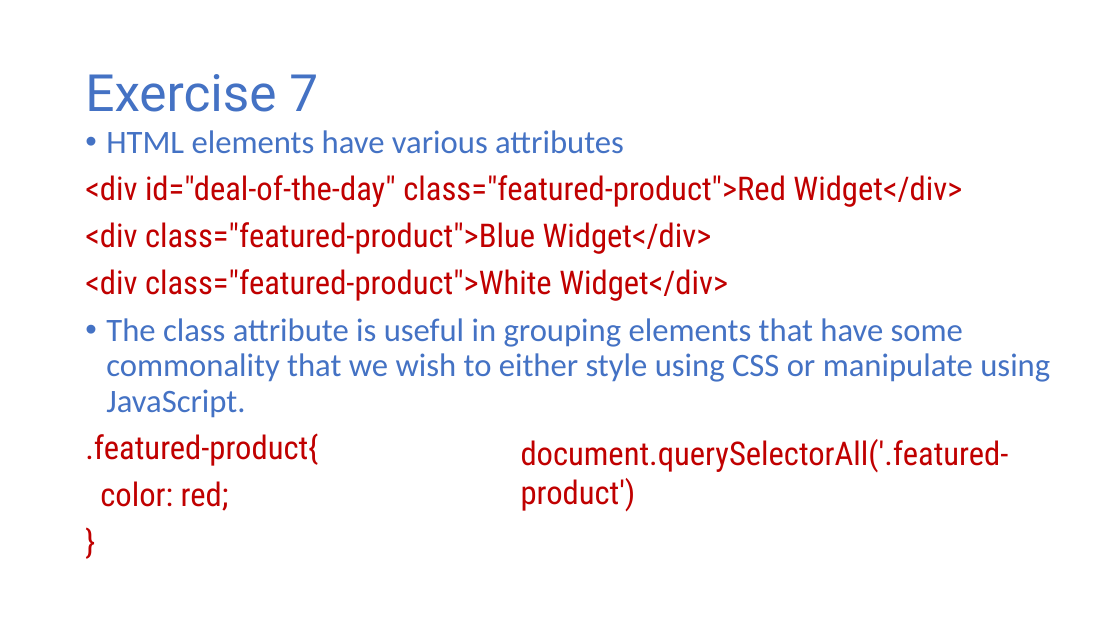
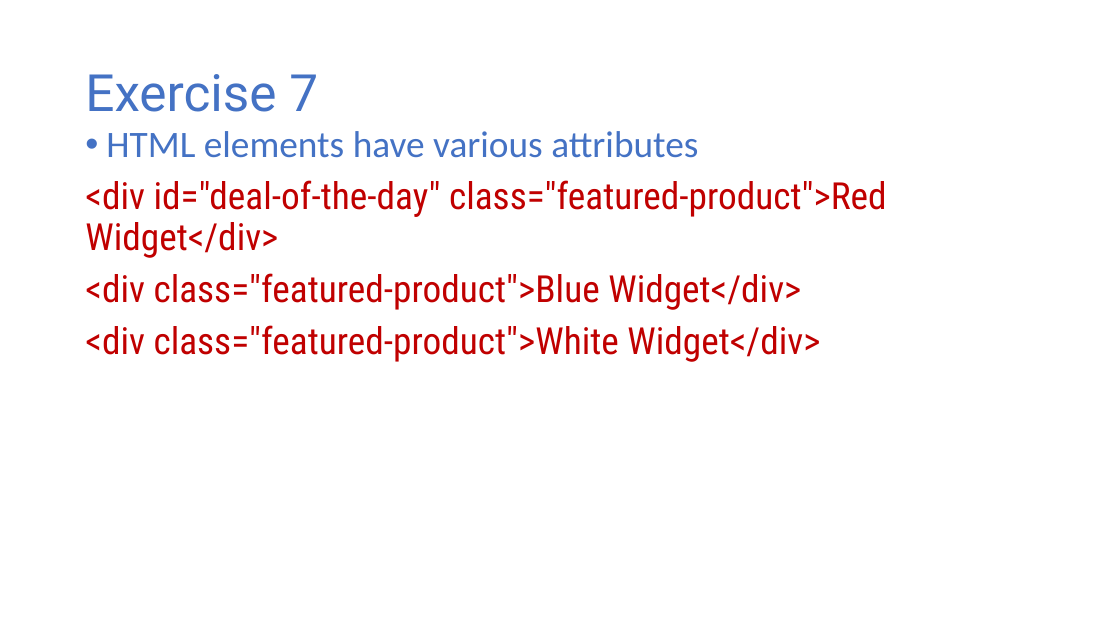
Before and after one commit to halbhelms/codingcareer, a slide deck: slide 16 of public/video-presentation/video-presentation.pptx (slide 12 before the commit). Drawn at 1120x630 pixels with LibreOffice and Linux fonts; fonts in the diff are those of the drawing. Boxes give left, top, right and bottom in pixels: in the first picture for what was removed or moved away, otherwise in the second. Text is boxed around its words. In the diff, an @@ line names an element or a change of style, - is before the commit and + after.

```diff
--- a/public/video-presentation/video-presentation.pptx
+++ b/public/video-presentation/video-presentation.pptx
@@ text "HTML elements have various attributes" at (85,131,887,362): size 28 to 32 pt @@
@@ text at (85,318,1050,511): paragraphs removed @@
-• The class attribute is useful in grouping elements that have some commonality that we wish to either style using CSS or manipulate using JavaScript.
-.featured-product{
-color: red;
-}
@@ text removed at (521,439,1009,512) @@
-document.querySelectorAll('.featured-product')
```
Also in this commit, not shown: 19 other slides changed, 15 slides added, 2 other files.
